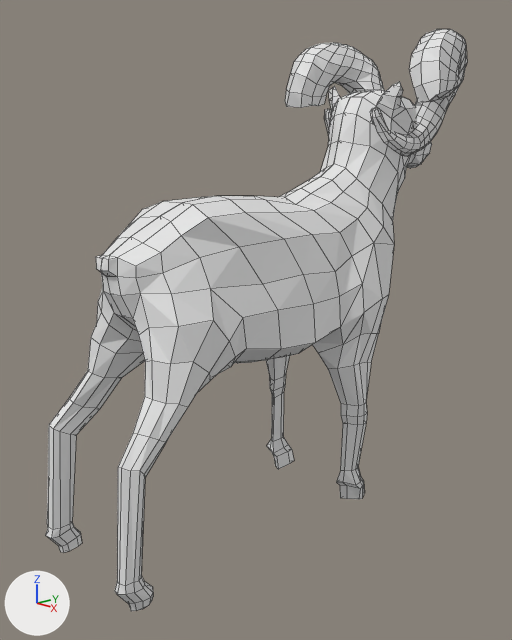
An edit to the Blender file 3d/bighorn sheep/bighorn.blend, drawn before and after from the same camera.
Camera for both pictures: a camera (50 mm lens) standing at (4.5, -4.49, 3.62) and looking at (-0.06, -0.19, 1.99). Every picture has the same lights, and +X, +Y and +Z are marked at lower left. Mesh edges are drawn as thin lines.
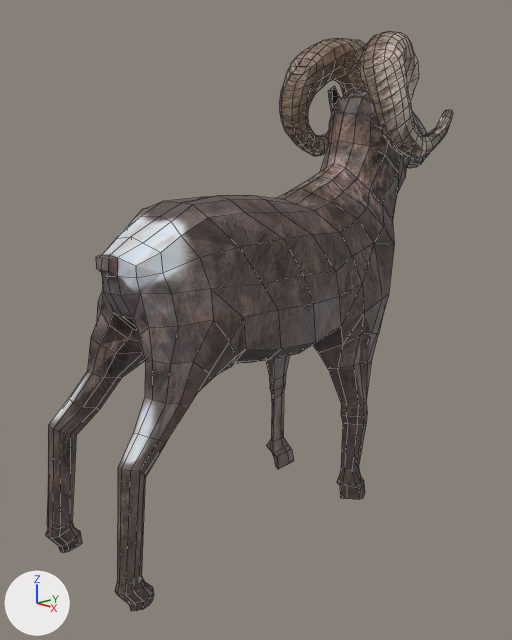
The change, as JSON lines over the scene's bpy script:
```json
{"op": "add", "block": "img_plane_base_color", "code": ["img_plane_base_color = load_image('Plane Base Color', '_unpacked/Plane_Base_Color', 1024, 1024, 'sRGB')"]}
{"op": "add", "block": "img_plane_001_base_color", "code": ["img_plane_001_base_color = load_image('Plane.001 Base Color', '_unpacked/Plane.001_Base_Color', 1024, 1024, 'sRGB')"]}
{"op": "remove", "block": "mat_material", "code": "mat_material.base_color = (0.8, 0.8, 0.8)  # white #e7e7e7"}
{"op": "add", "block": "mat_material", "code": "mat_material.texture = img_plane_001_base_color"}
{"op": "add", "block": "mat_material_001", "code": ["mat_material_001 = principled_material('Material.001')", "mat_material_001.texture = img_plane_base_color"]}
{"block": "me_plane", "where": "# used by ob_plane; location = (0.0, 0.0, 0.01); rotation_euler = (0.0, 1.571, 0.0), in degrees (0, 90, 0)"}
{"op": "remove", "block": "me_plane", "code": "me_plane.from_pydata(...)  # 437 vertices, 439 faces; spans x -4.09..-0.12, y -2.14..2.16, z -0.11..0.68"}
{"op": "add", "block": "me_plane", "code": "me_plane.from_pydata(...)  # 832 vertices, 861 faces; spans x -4.09..-0.12, y -2.14..2.16, z -0.68..0.68"}
{"block": "me_plane", "change": "me_plane part 1: 10 vertices moved from x -4.01..-2.28, y -0.97..1.89, z -0.01..0.35 to x -4.01..-2.28, y -0.97..1.89, z 0.0..0.34; 4 vertices removed from x -4.03..-3.08, y 0.11..1.93, z -0.01..0.1; 399 vertices added at x -4.09..-0.12, y -2.14..2.16, z -0.68..0.11"}
{"block": "me_plane", "change": "me_plane part 2: 376 faces spanning x -4.09..-0.12, y -2.14..2.16, z -0.11..0.68 switch from no material to mat_material_001 (picture img_plane_base_color)"}
{"block": "me_plane_001", "where": "me_plane_001.from_pydata(...)  # 326 vertices, 282 faces; spans x -2.96..5.28, y -4.78..2.81, z 1.55..6.87"}
{"block": "me_plane_001", "where": "# used by ob_plane_001; location = (0.0, 1.29, 4.12); rotation_euler = (1.571, -1.456, -1.571), in degrees (90, -83, -90); scale = (-0.135, -0.135, 0.135)"}
{"block": "me_plane_001", "change": "me_plane_001 part 3: the whole mesh is multiplied about its middle by the matrix ((0.974, 0.228, 0.0), (0.228, -0.974, 0.0), (0.0, 0.0, -1.0)), then moved by (0.04, -0.38, -1.34)"}
{"op": "remove", "block": "ob_plane", "code": "_m = ob_plane.modifiers.new('Mirror', 'MIRROR')"}
{"op": "remove", "block": "ob_plane", "code": "_m.use_axis = (False, False, True)"}
{"op": "set", "path": "ob_plane.rotation_euler", "old": "(0.0, 1.571, 0.0)", "new": "(0.0, -1.571, 0.0)", "note": "degrees (0, 90, 0) -> degrees (0, -90, 0)"}
{"op": "set", "path": "ob_plane.scale", "old": "(1.0, 1.0, 1.0)", "new": "(-1.0, 1.0, 1.0)"}
{"op": "set", "path": "ob_plane_001.location", "old": "(0.0, 1.29, 4.12)", "new": "(0.0, 0.95, 4.11)"}
```

Pixel boxes (x1, y1, x2, y2) of what changed, in the pictures (512 x 640 px):
```json
{"object": "Plane", "change": "reshaped, turned, rescaled, modifiers changed", "before": [46, 81, 432, 611], "after": [45, 86, 430, 611]}
{"object": "Plane.001", "change": "surface changed, reshaped, moved", "before": [285, 29, 467, 156], "after": [279, 32, 453, 159]}
{"part": 1, "of": "me_plane", "change": "built on", "before": [255, 90, 416, 204], "after": [96, 91, 430, 611]}
{"part": 2, "of": "me_plane", "change": "recoloured", "before": [46, 81, 432, 611], "after": [45, 86, 350, 553]}
```
